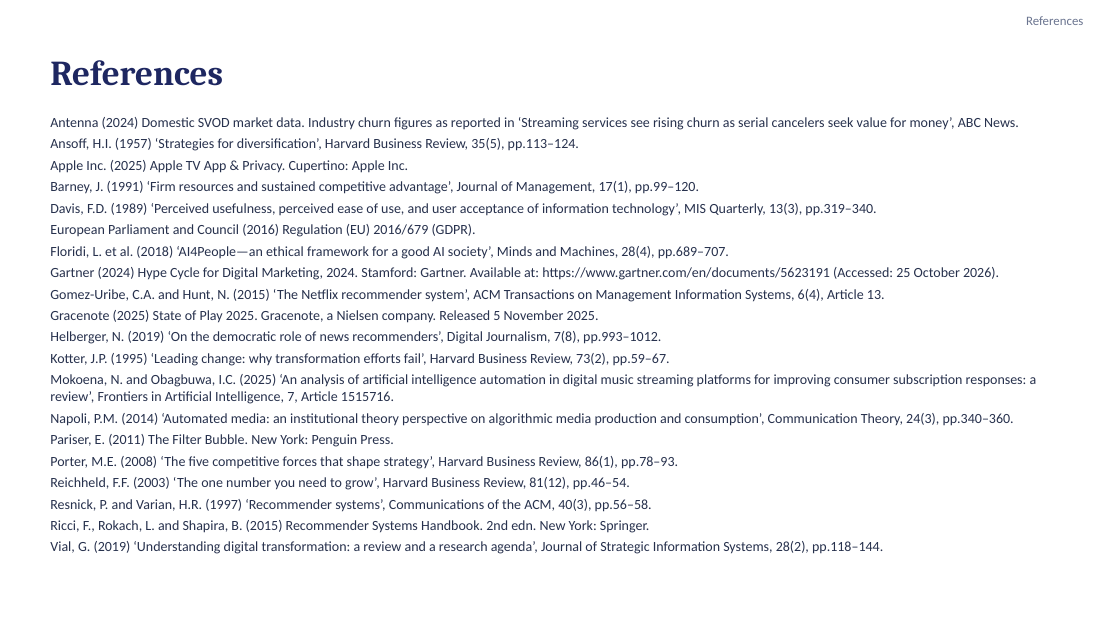
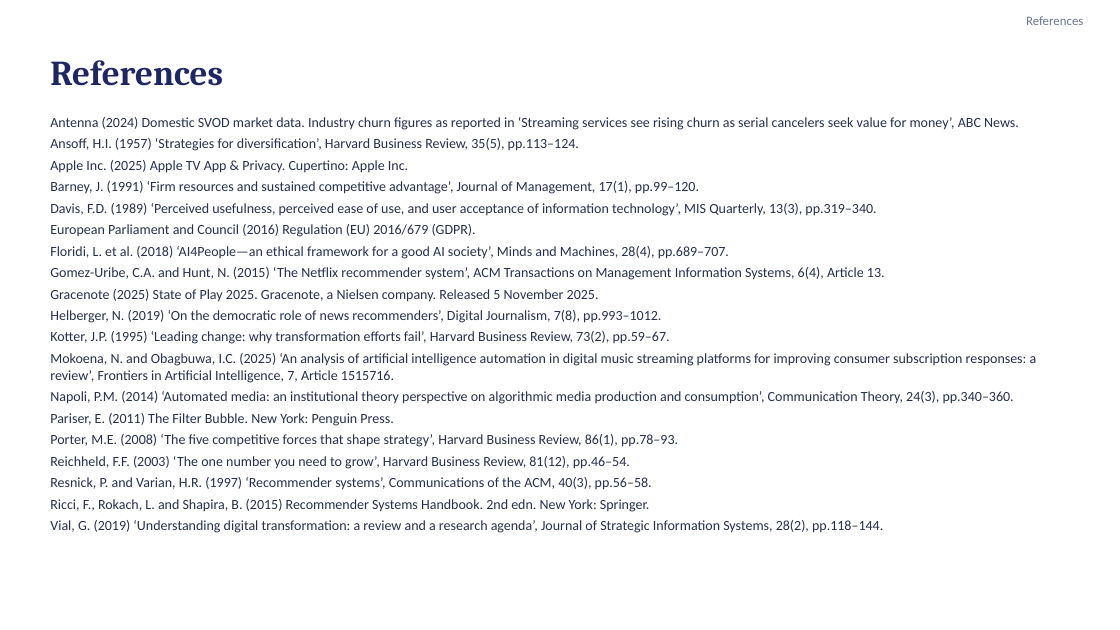
Before and after one commit to karanrg22-svg/skill, a slide deck: slide 12 of Earning-the-Signal_revised.pptx. Drawn at 1120x630 pixels with LibreOffice and Linux fonts; fonts in the diff are those of the drawing. Boxes give left, top, right and bottom in pixels: in the first picture for what was removed or moved away, otherwise in the second. Text is boxed around its words. In the diff, an @@ line names an element or a change of style, - is before the commit and + after.

```diff
--- a/Earning-the-Signal_revised.pptx
+++ b/Earning-the-Signal_revised.pptx
@@ text at [50,267,999,280]: paragraph removed @@
-Gartner (2024) Hype Cycle for Digital Marketing, 2024. Stamford: Gartner. Available at: https://www.gartner.com/en/documents/5623191 (Accessed: 25 October 2026).
```
Also in this commit, not shown: 1 other slide changed.
